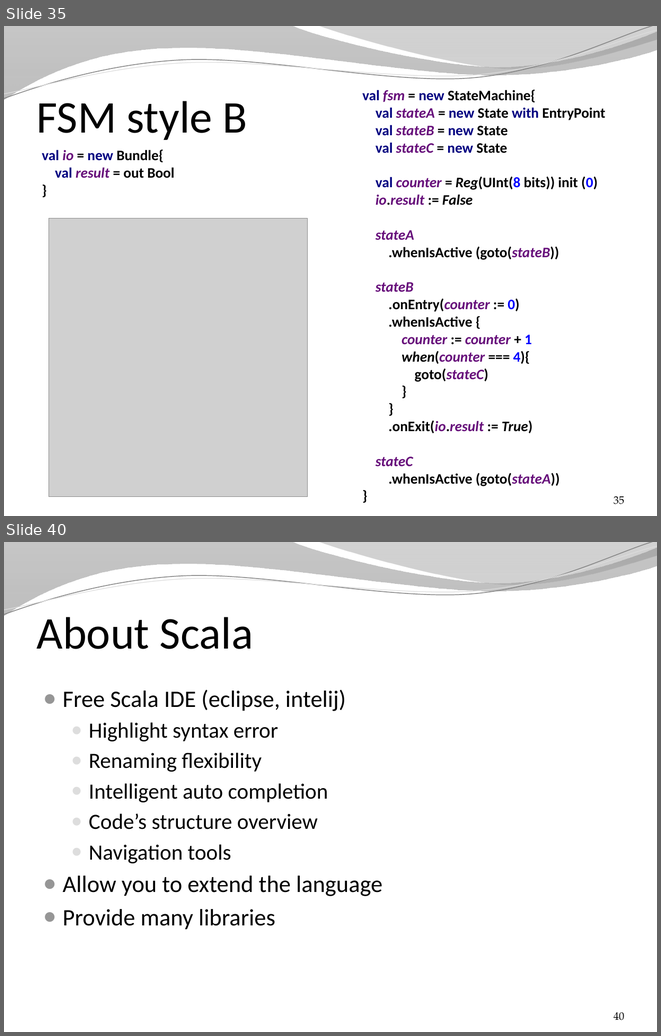
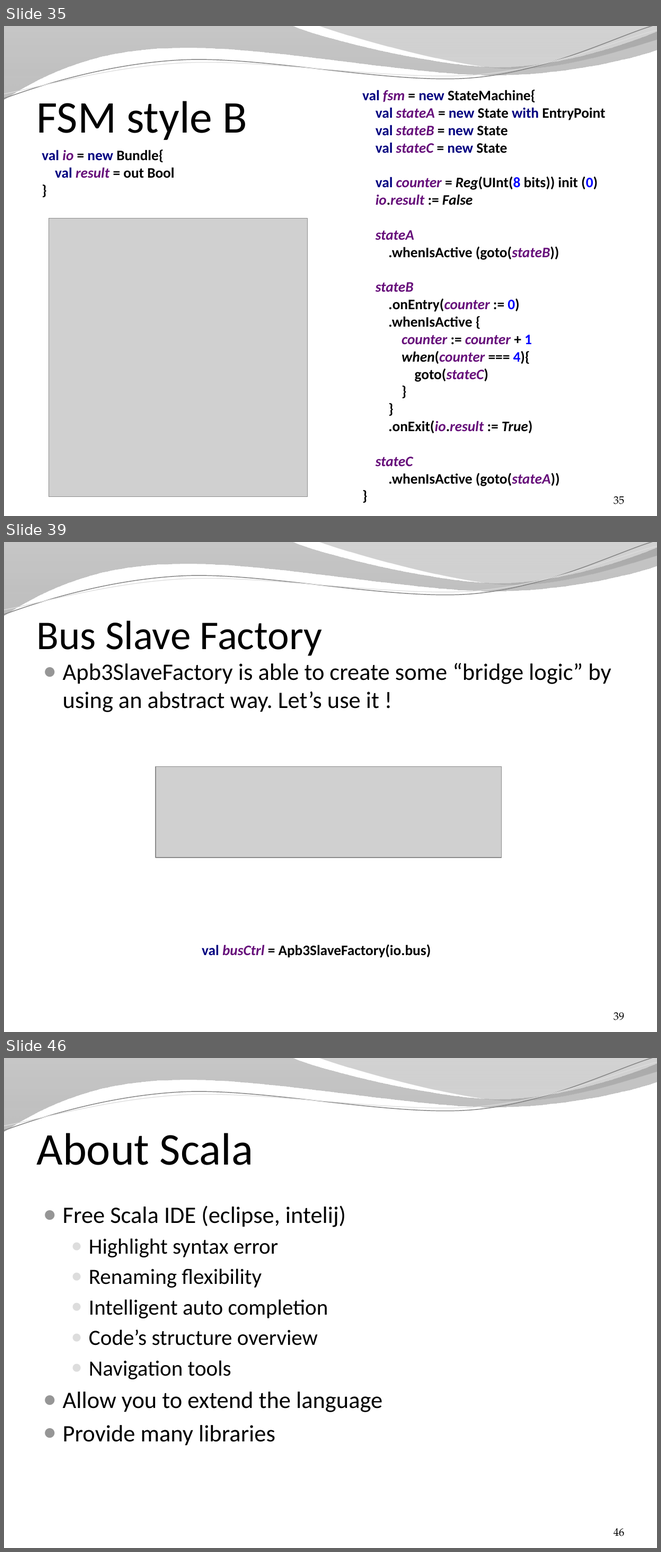
Before and after one commit to SpinalHDL/SpinalDoc, a slide deck: presentation/en/presentation.pptx. Shown one above the other, each under a label of ours: slides 35 and 40 before the commit, slides 35, 39 and 46 after it; the slides between them are not shown. The pictures are 661x1036 and 661x1552 pixels, drawn with LibreOffice and Linux fonts; fonts in the diff are those of the drawing; grey boxes stand for pictures; background and template pictures are left out. Boxes give left, top, right and bottom in pixels: in the first picture for what was removed or moved away, otherwise in the second. Text is boxed around its words. In the diff, an @@ line names an element or a change of style, - is before the commit and + after.

Commit message:
update presentation bus slave factory

```diff
--- a/presentation/en/presentation.pptx
+++ b/presentation/en/presentation.pptx
@@ slide 39 added at (4, 542, 657, 1032), background picture (left out); not listed: 4 template elements that a slide beside it also shows @@
@@ title added at (37, 620, 322, 656), 45 pt, text #000000 @@
+Bus Slave Factory
@@ text added at (63, 663, 611, 712), 26 pt, text #000000 @@
+● Apb3SlaveFactory is able to create some “bridge logic” by using an abstract way. Let’s use it !
@@ picture added at (156, 767, 502, 857) @@
@@ text added at (202, 944, 431, 958), 16 pt, text #000000, bold @@
+val busCtrl = Apb3SlaveFactory(io.bus)
@@ page number added at (614, 1012, 624, 1020), 12 pt, text #000000 @@
+39
@@ what was slide 40 is now slide 46 @@
@@ page number at (614, 1528, 624, 1536): text changed @@
-40
+46
```
Also in this commit, not shown: 6 slides changed, 9 other slides added, 3 other files.
